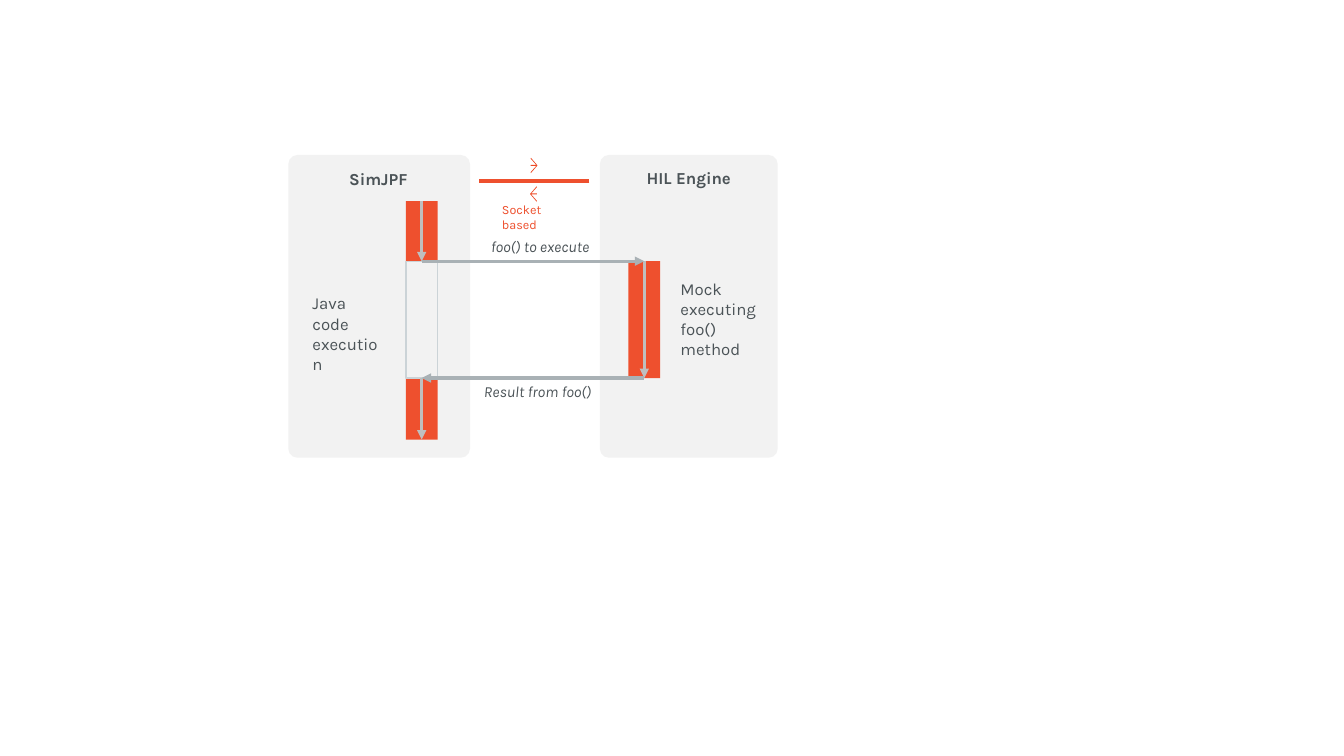
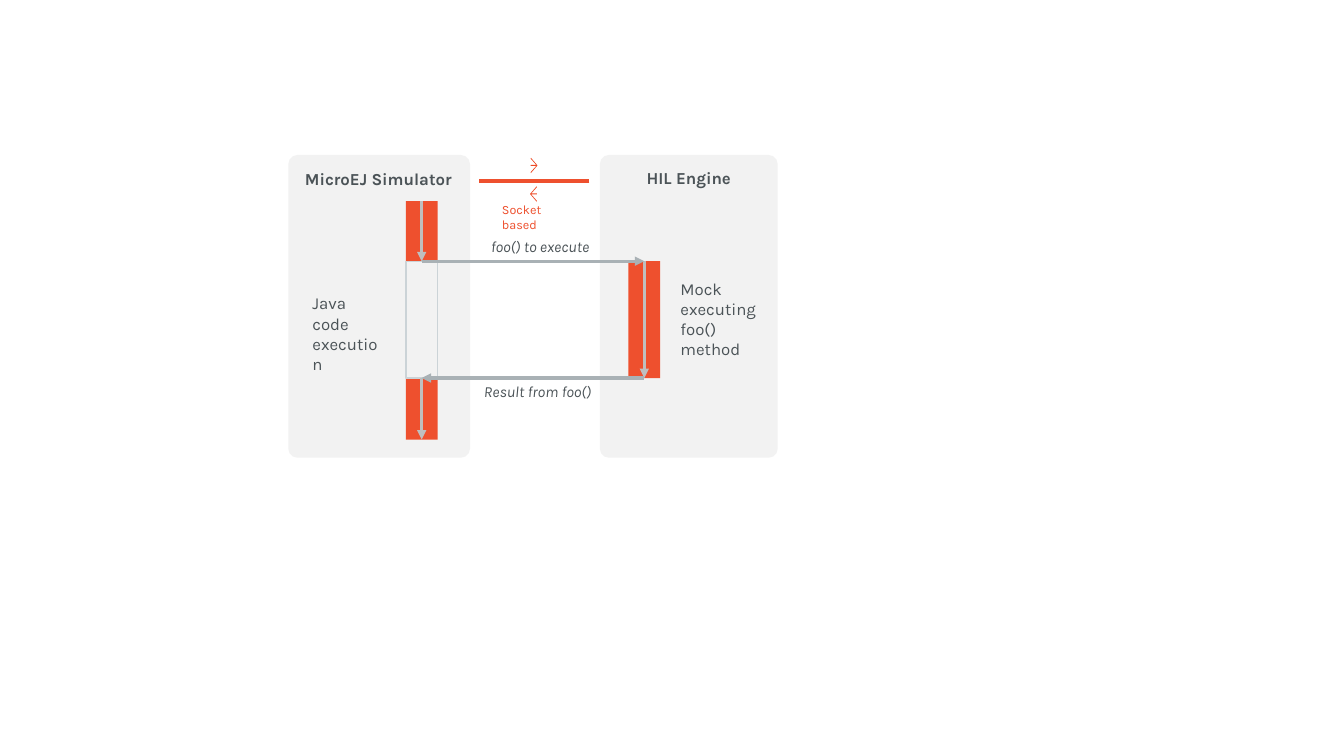
Before and after one commit to MicroEJ/docs, a slide deck: slide 1 of PlatformDeveloperGuide/images/hil3.pptx. Drawn at 1344x756 pixels with LibreOffice and Linux fonts; fonts in the diff are those of the drawing. Boxes give left, top, right and bottom in pixels: in the first picture for what was removed or moved away, otherwise in the second. Text is boxed around its words. In the diff, an @@ line names an element or a change of style, - is before the commit and + after.

```diff
--- a/PlatformDeveloperGuide/images/hil3.pptx
+++ b/PlatformDeveloperGuide/images/hil3.pptx
@@ text at bbox=[305, 173, 452, 185]: text changed @@
-SimJPF
+MicroEJ Simulator
```
Also in this commit, not shown: 3 other files.
